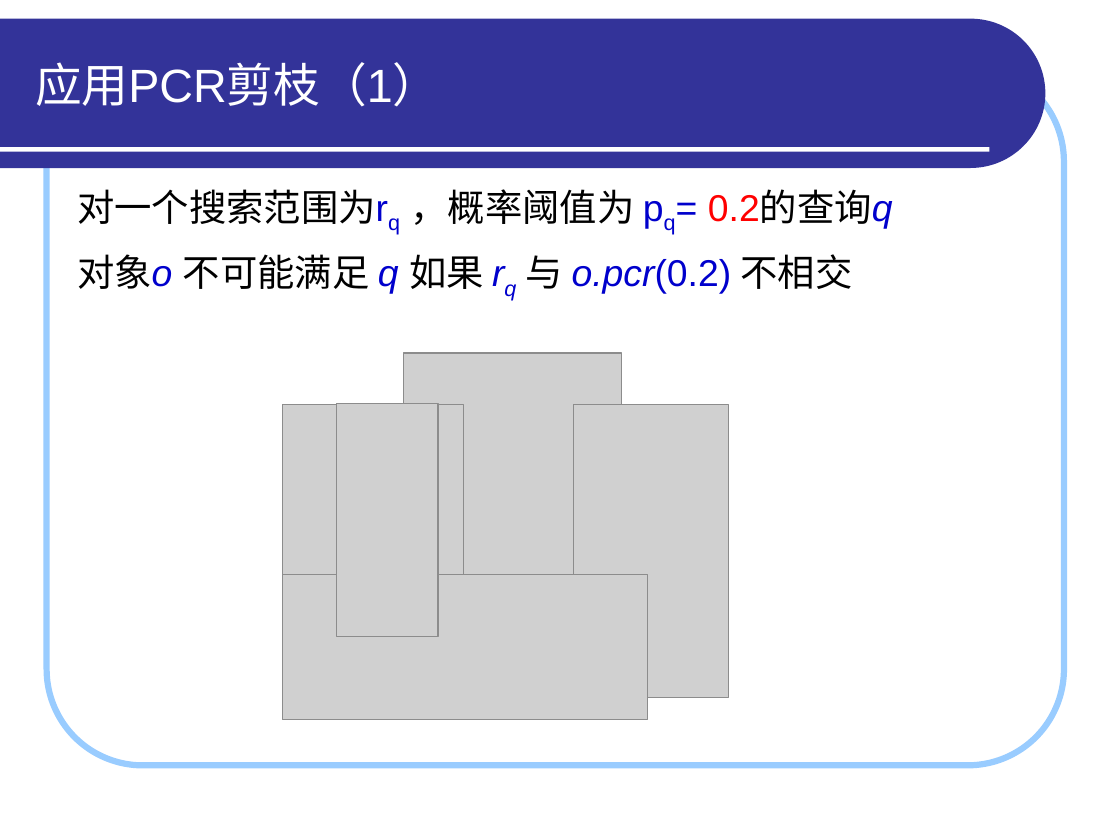
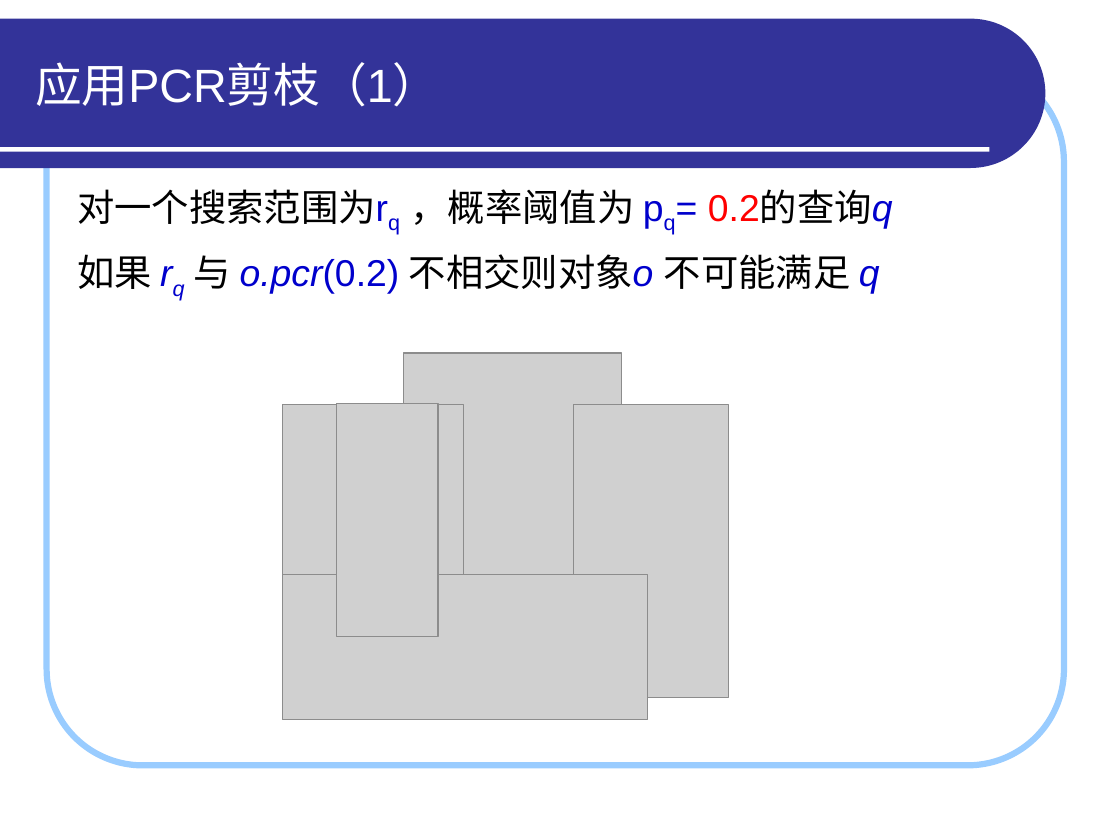
Before and after one commit to HiltonWei/wpstest, a slide deck: slide 16 of branches/区钺坚/读书报告/答辩演示_区钺坚.ppt (slide 11 before the commit). Drawn at 1120x840 pixels with LibreOffice and Linux fonts; fonts in the diff are those of the drawing; grey boxes stand for pictures. Boxes give left, top, right and bottom in pixels: in the first picture for what was removed or moved away, otherwise in the second. Text is boxed around its words. In the diff, an @@ line names an element or a change of style, - is before the commit and + after.

```diff
--- a/branches/区钺坚/读书报告/答辩演示_区钺坚.ppt
+++ b/branches/区钺坚/读书报告/答辩演示_区钺坚.ppt
@@ text at box(77, 254, 880, 294): text changed; text colour #0000CC to #000000 @@
-对象o 不可能满足 q 如果 rq 与 o.pcr(0.2) 不相交
+如果 rq 与 o.pcr(0.2) 不相交则对象o 不可能满足 q
```
Also in this commit, not shown: 7 other slides changed, 5 slides added, 1 other file.
